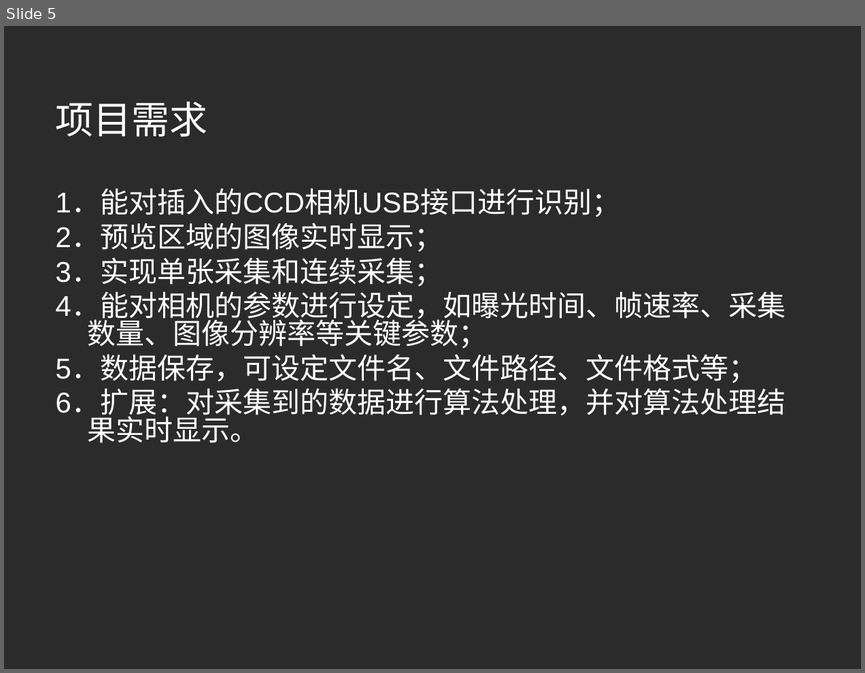
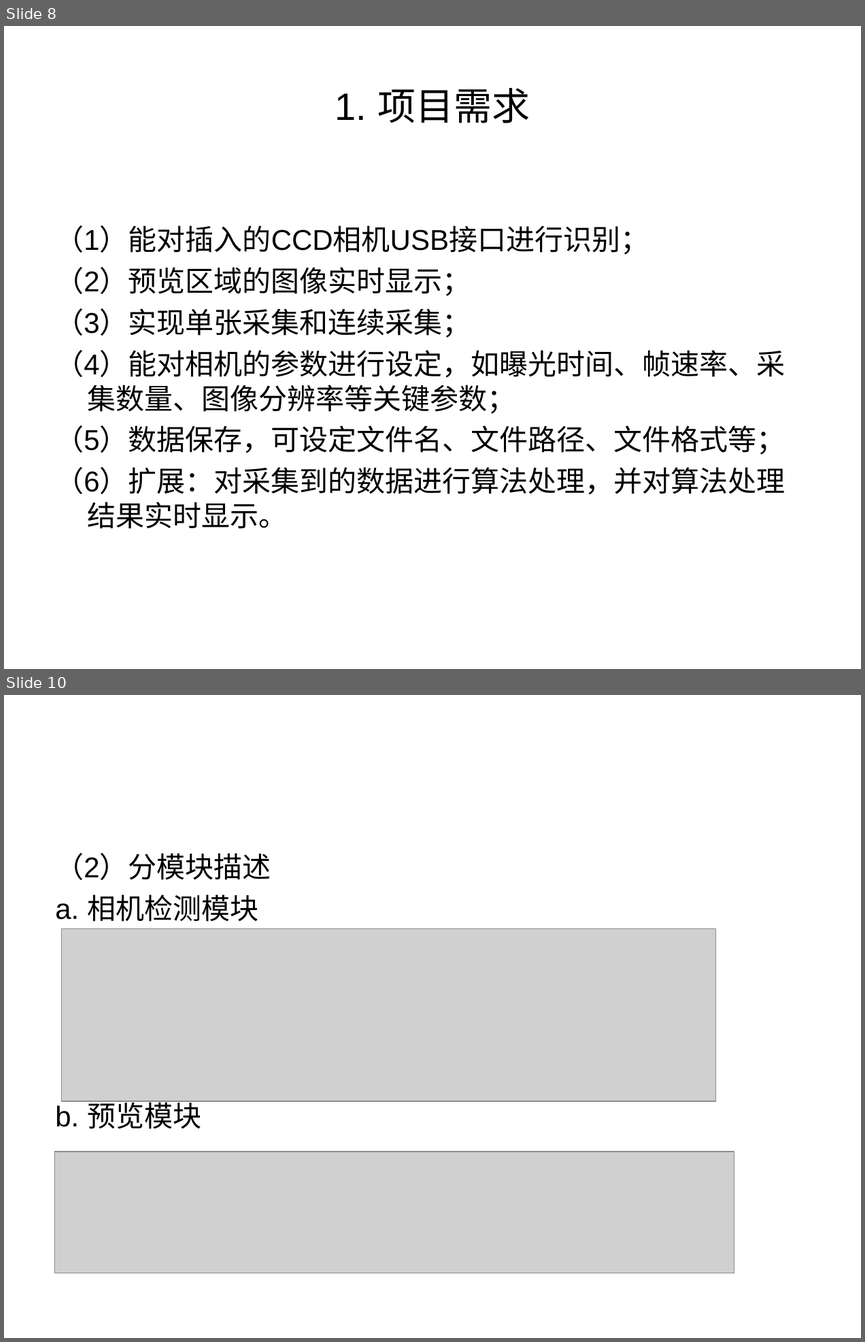
Before and after one commit to aihes/PylonCamera, a slide deck: paper/激光散斑系统CCD相机数据采集控制软件设计.ppt. Shown one above the other, each under a label of ours: slide 5 before the commit, slides 8 and 10 after it; the slides between them are not shown. The pictures are 865x673 and 865x1342 pixels, drawn with LibreOffice and Linux fonts; fonts in the diff are those of the drawing; grey boxes stand for pictures; background and template pictures are left out; a plain dark background stands for a picture behind light text. Boxes give left, top, right and bottom in pixels: in the first picture for what was removed or moved away, otherwise in the second. Text is boxed around its words. In the diff, an @@ line names an element or a change of style, - is before the commit and + after.

```diff
--- a/paper/激光散斑系统CCD相机数据采集控制软件设计.ppt
+++ b/paper/激光散斑系统CCD相机数据采集控制软件设计.ppt
@@ slide 10 added at [4, 695, 861, 1338], background #FFFFFF @@
@@ text added at [55, 853, 271, 1129], 24 pt, text #000000 @@
+（2）分模块描述
+a. 相机检测模块
+b. 预览模块
@@ picture added at [61, 929, 716, 1101] @@
@@ picture added at [54, 1152, 734, 1273] @@
@@ what was slide 5 is now slide 8 @@
@@ slide 8 changed as well @@
@@ background picture (left out) to #FFFFFF @@
@@ title at [335, 88, 530, 123]: text changed; font Montserrat to Arial; text colour #FFFFFF to #000000 @@
-项目需求
+1. 项目需求
@@ text at [55, 225, 785, 529]: text changed; text colour #FFFFFF to #000000 @@
-1．能对插入的CCD相机USB接口进行识别；
-2．预览区域的图像实时显示；
-3．实现单张采集和连续采集；
-4．能对相机的参数进行设定，如曝光时间、帧速率、采集数量、图像分辨率等关键参数；
-5．数据保存，可设定文件名、文件路径、文件格式等；
-6．扩展：对采集到的数据进行算法处理，并对算法处理结果实时显示。
+（1）能对插入的CCD相机USB接口进行识别；
+（2）预览区域的图像实时显示；
+（3）实现单张采集和连续采集；
+（4）能对相机的参数进行设定，如曝光时间、帧速率、采集数量、图像分辨率等关键参数；
+（5）数据保存，可设定文件名、文件路径、文件格式等；
+（6）扩展：对采集到的数据进行算法处理，并对算法处理结果实时显示。
```
Also in this commit, not shown: 12 other slides changed, 9 other slides added, 4 slides removed, 7 other files.
